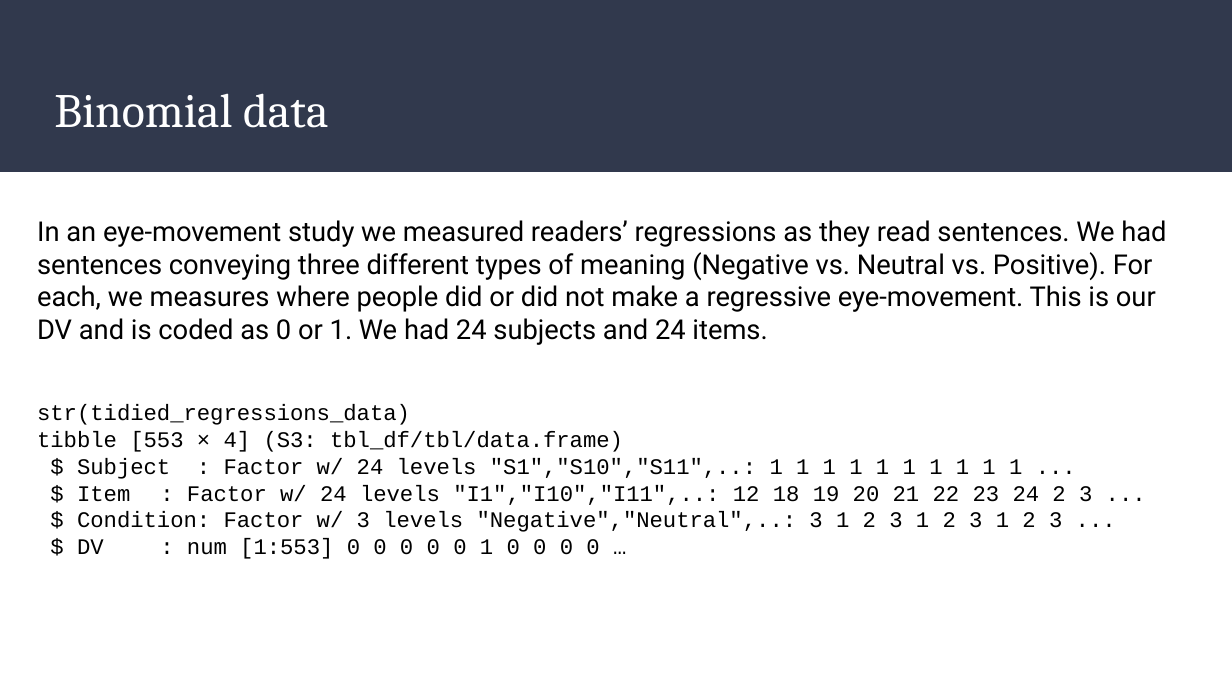
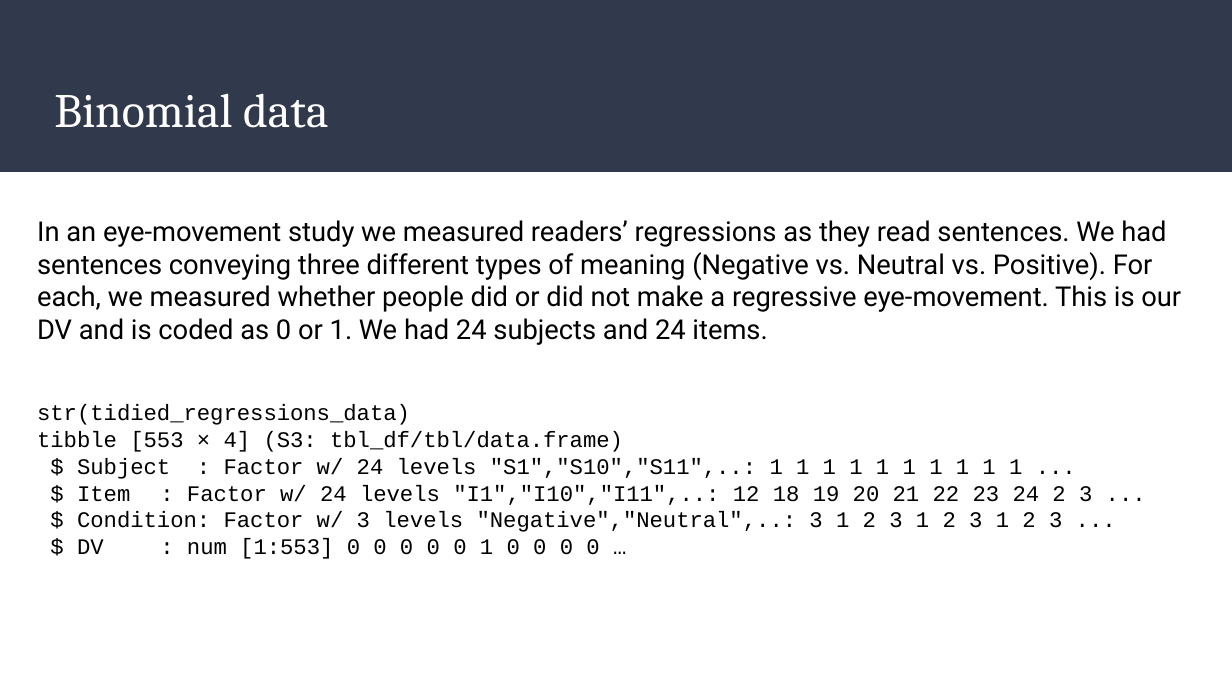
Before and after one commit to dannagifford/Wk5-16_mixed_models_pt2, a slide deck: slide 25 of slides/Mixed_Models_Part_2.odp (slide 24 before the commit). Drawn at 1232x693 pixels with LibreOffice and Linux fonts; fonts in the diff are those of the drawing. Boxes give left, top, right and bottom in pixels: in the first picture for what was removed or moved away, otherwise in the second. Text is boxed around its words. In the diff, an @@ line names an element or a change of style, - is before the commit and + after.

Commit message:
re-add slides

```diff
--- a/slides/Mixed_Models_Part_2.odp
+++ b/slides/Mixed_Models_Part_2.odp
@@ text at [37, 220, 1181, 345]: text changed @@
-In an eye-movement study we measured readers’ regressions as they read sentences. We had sentences conveying three different types of meaning (Negative vs. Neutral vs. Positive). For each, we measures where people did or did not make a regressive eye-movement. This is our DV and is coded as 0 or 1. We had 24 subjects and 24 items.
+In an eye-movement study we measured readers’ regressions as they read sentences. We had sentences conveying three different types of meaning (Negative vs. Neutral vs. Positive). For each, we measured whether people did or did not make a regressive eye-movement. This is our DV and is coded as 0 or 1. We had 24 subjects and 24 items.
```
Also in this commit, not shown: 5 other slides changed, 1 slide added, 1 other file.
